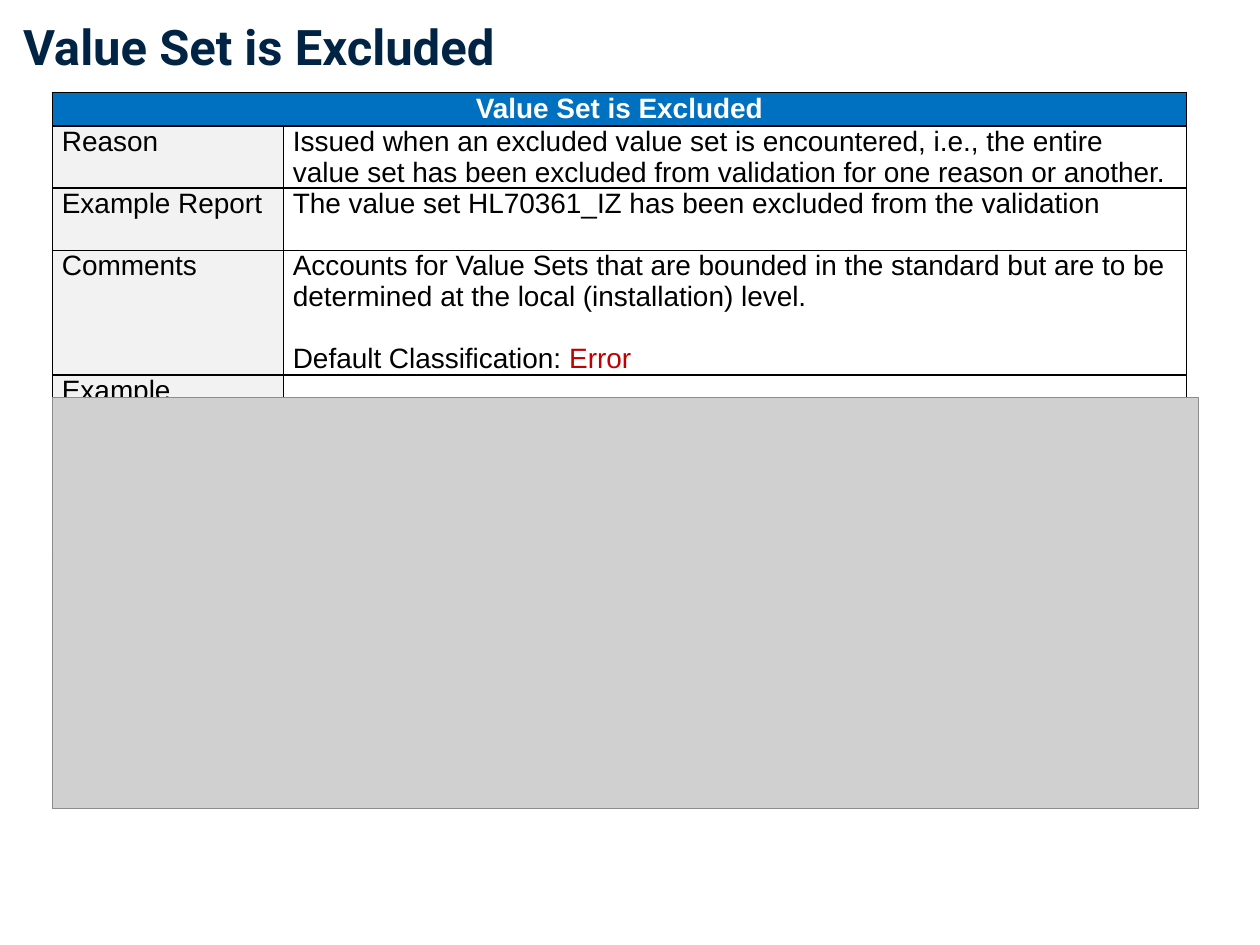
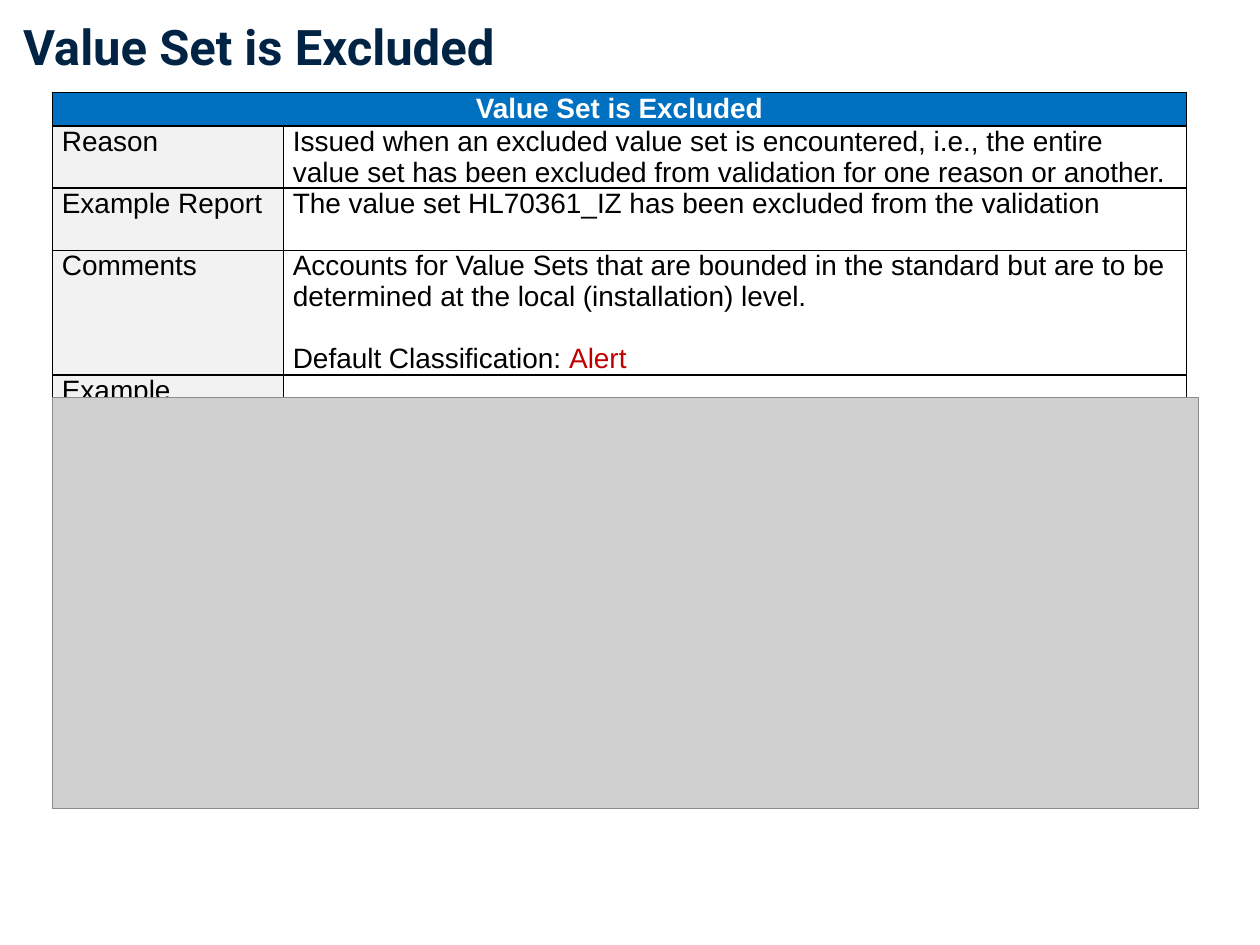
Before and after one commit to usnistgov/hit-mu-tools-resource-bundles, a slide deck: slide 49 of src/main/resources/Documentation/UserDocs/NIST-HL7v2-Understanding-Validation.pptx. Drawn at 1260x945 pixels with LibreOffice and Linux fonts; fonts in the diff are those of the drawing; grey boxes stand for pictures; background and template pictures are left out. Boxes give left, top, right and bottom in pixels: in the first picture for what was removed or moved away, otherwise in the second. Text is boxed around its words. In the diff, an @@ line names an element or a change of style, - is before the commit and + after.

```diff
--- a/src/main/resources/Documentation/UserDocs/NIST-HL7v2-Understanding-Validation.pptx
+++ b/src/main/resources/Documentation/UserDocs/NIST-HL7v2-Understanding-Validation.pptx
@@ table at <box>53,93,1187,572</box> @@
-row 4, column 2: Accounts for Value Sets that are bounded in the standard but are to be determined at the local (installation) level. / Default Classification: Error
+row 4, column 2: Accounts for Value Sets that are bounded in the standard but are to be determined at the local (installation) level. / Default Classification: Alert
```
Also in this commit, not shown: 1 other slide changed, 2 other files.
